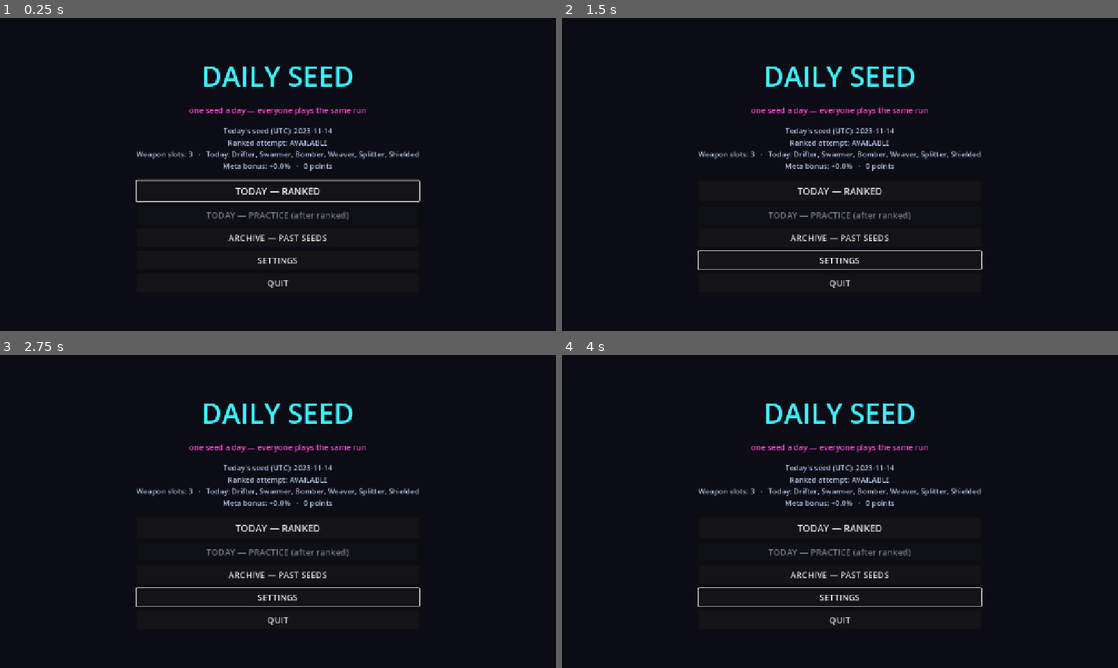
Above: before the commit, frames 1-4 (two rows, left to right).
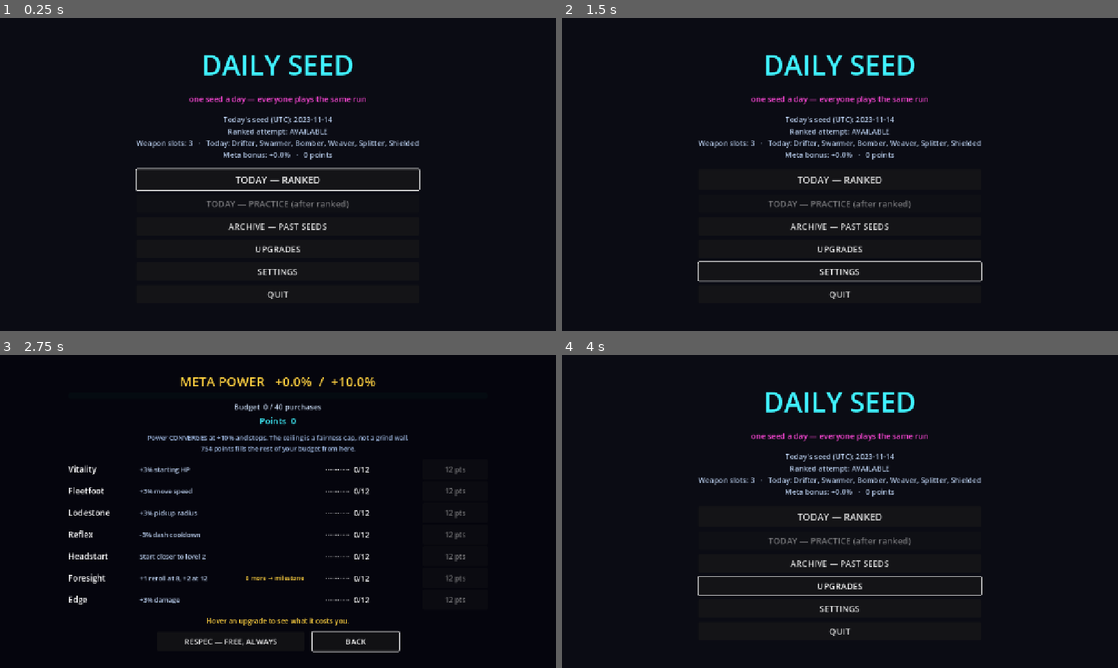
Above: after the commit, the same moments.

Repository: NeekPizza/godot-roguelite
Game: Godot game, scene res://scenes/main_menu.tscn
Same seed, same stepped clock (60 frames per second), same inputs: the game is played once before the commit and once after it.
Inputs (mouse positions are in pixels of both pictures, inside the frame that each line leads up to):
- Up to frame 1 (0.25 s): no input
- Up to frame 2 (1.5 s): click "SETTINGS" at 0.5 s; click "Back" at 1.25 s
- Up to frame 3 (2.75 s): click (278, 586) at 2 s, where only the run after the commit has a clickable "UPGRADES"
- Up to frame 4 (4 s): click (789, 642) at 2.75 s, where only the run after the commit has a clickable "RESPEC — FREE, ALWAYS"; click (917, 642) at 3.5 s, where only the run after the commit has a clickable "BACK"

The runs differ from the first frame. In frame 1, 6.7% of the frame differs, in the area x 24-76%, y 11-90%; in frame 2, 6.3%; in frame 3, 7.3%, in the area x 12-84%, y 7-96%; in frame 4, 6.0%.

Commit message:
8b: upgrade screen with live tradeoff projection
Re-prices Foresight as a milestone LADDER (+1 reroll at 8, +2 at 12).
The old single rung at 12 cost ~55% of the budget for one stat; the
first rung now lands at 25%, which is a decision rather than a tease.

The screen leads with convergence — the +10% ceiling is a fairness cap
and reaching it is the intended end state, not a grind wall. Hovering
or focusing a buy button projects what that purchase does to total
power AND what concentrating costs in points, since the ceiling is on
purchases: stacking one stat never lowers your ceiling, it just makes
reaching it more expensive. Respec is a full-width, permanently
labelled FREE button rather than fine print.

Reroll tests now assert against balance.gd's milestone data instead of
hardcoded thresholds, so re-pricing the ladder cannot leave a test
green against numbers the game no longer uses. Adds a monotonicity
check (a maxi/overwrite mixup would silently drop the lower rung) and
a reachability check on the first rung.

13/13 suites pass. Determinism four-way: zero meta, max meta, zero-vs-
max differ, and the negative control diverges.

Co-Authored-By: Claude Opus 4.8 (1M context) <noreply@anthropic.com>

Diff:
--- a/scenes/main_menu.tscn
+++ b/scenes/main_menu.tscn
@@ -1,7 +1,8 @@
-[gd_scene load_steps=3 format=3]
+[gd_scene load_steps=4 format=3]
 
 [ext_resource type="Script" path="res://scripts/main_menu.gd" id="1"]
 [ext_resource type="PackedScene" path="res://scenes/settings_panel.tscn" id="2"]
+[ext_resource type="PackedScene" path="res://scenes/meta_screen.tscn" id="3"]
 
 [node name="MainMenu" type="Control"]
 anchor_right = 1.0
@@ -55,6 +56,11 @@
 custom_minimum_size = Vector2(380, 42)
 theme_override_font_sizes/font_size = 20
 text = "ARCHIVE — PAST SEEDS"
+
+[node name="Upgrades" type="Button" parent="Center/Root/Buttons"]
+custom_minimum_size = Vector2(380, 42)
+theme_override_font_sizes/font_size = 20
+text = "UPGRADES"
 
 [node name="Settings" type="Button" parent="Center/Root/Buttons"]
 custom_minimum_size = Vector2(380, 42)
@@ -169,3 +175,5 @@
 text = "Back"
 
 [node name="Settings" parent="." instance=ExtResource("2")]
+
+[node name="Meta" parent="." instance=ExtResource("3")]
--- /dev/null
+++ b/scenes/meta_screen.tscn
@@ -0,0 +1,76 @@
+[gd_scene load_steps=2 format=3]
+
+[ext_resource type="Script" path="res://scripts/meta_screen.gd" id="1"]
+
+[node name="MetaScreen" type="Control"]
+anchor_right = 1.0
+anchor_bottom = 1.0
+script = ExtResource("1")
+
+[node name="Dim" type="ColorRect" parent="."]
+anchor_right = 1.0
+anchor_bottom = 1.0
+color = Color(0.02, 0.02, 0.05, 0.95)
+
+[node name="Center" type="CenterContainer" parent="."]
+anchor_right = 1.0
+anchor_bottom = 1.0
+
+[node name="Panel" type="VBoxContainer" parent="Center"]
+theme_override_constants/separation = 14
+
+[node name="Header" type="VBoxContainer" parent="Center/Panel"]
+theme_override_constants/separation = 6
+
+[node name="Power" type="Label" parent="Center/Panel/Header"]
+theme_override_colors/font_color = Color(1, 0.82, 0.25, 1)
+theme_override_font_sizes/font_size = 30
+horizontal_alignment = 1
+text = "META POWER"
+
+[node name="PowerBar" type="ProgressBar" parent="Center/Panel/Header"]
+custom_minimum_size = Vector2(760, 14)
+modulate = Color(0.25, 0.95, 1, 1)
+max_value = 10.0
+show_percentage = false
+
+[node name="Budget" type="Label" parent="Center/Panel/Header"]
+theme_override_colors/font_color = Color(0.78, 0.85, 0.95, 1)
+theme_override_font_sizes/font_size = 17
+horizontal_alignment = 1
+text = "Budget"
+
+[node name="Points" type="Label" parent="Center/Panel/Header"]
+theme_override_colors/font_color = Color(0.25, 0.95, 1, 1)
+theme_override_font_sizes/font_size = 20
+horizontal_alignment = 1
+text = "Points"
+
+[node name="Converge" type="Label" parent="Center/Panel"]
+theme_override_colors/font_color = Color(0.62, 0.72, 0.88, 1)
+theme_override_font_sizes/font_size = 15
+horizontal_alignment = 1
+text = "-"
+
+[node name="Rows" type="VBoxContainer" parent="Center/Panel"]
+theme_override_constants/separation = 4
+
+[node name="Projection" type="Label" parent="Center/Panel"]
+theme_override_colors/font_color = Color(1, 0.82, 0.25, 1)
+theme_override_font_sizes/font_size = 16
+horizontal_alignment = 1
+text = "-"
+
+[node name="Buttons" type="HBoxContainer" parent="Center/Panel"]
+theme_override_constants/separation = 18
+alignment = 1
+
+[node name="Respec" type="Button" parent="Center/Panel/Buttons"]
+custom_minimum_size = Vector2(340, 44)
+theme_override_font_sizes/font_size = 18
+text = "RESPEC — FREE, ALWAYS"
+
+[node name="Back" type="Button" parent="Center/Panel/Buttons"]
+custom_minimum_size = Vector2(200, 44)
+theme_override_font_sizes/font_size = 18
+text = "BACK"
--- a/scripts/balance.gd
+++ b/scripts/balance.gd
@@ -574,8 +574,13 @@
 			   "kind": "mult", "target": "dash_cooldown_scale", "at_cap": -0.03},
 	"xp":     {"name": "Headstart", "desc": "Start closer to level 2",
 			   "kind": "headstart", "at_cap": 1.0},
-	"reroll": {"name": "Foresight", "desc": "+1 reroll, at full only",
-			   "kind": "rerolls", "at_cap": 1},
+	## A LADDER, not a single gate. At 12 purchases (445 pts) a lone milestone
+	## was 55% of the whole budget for one reroll — a tease rather than a
+	## choice. The first rung at 8 (191 pts, ~24% of budget) is a real decision;
+	## the second stays expensive for someone who genuinely wants it.
+	"reroll": {"name": "Foresight", "desc": "+1 reroll at 8, +2 at 12",
+			   "kind": "rerolls", "at_cap": 2,
+			   "milestones": {8: 1, 12: 2}},
 	## Deliberately the weakest option: damage compounds with in-run upgrades
 	## and is the one place an unfair edge would actually show.
 	"damage": {"name": "Edge",      "desc": "+3% damage",
--- a/scripts/main_menu.gd
+++ b/scripts/main_menu.gd
@@ -15,6 +15,7 @@
 @onready var _ranked_button: Button = $Center/Root/Buttons/Ranked
 @onready var _practice_button: Button = $Center/Root/Buttons/Practice
 @onready var _archive_button: Button = $Center/Root/Buttons/Archive
+@onready var _upgrades_button: Button = $Center/Root/Buttons/Upgrades
 @onready var _settings_button: Button = $Center/Root/Buttons/Settings
 @onready var _quit_button: Button = $Center/Root/Buttons/Quit
 
@@ -32,6 +33,7 @@
 @onready var _archive_back: Button = $Archive/Center/Panel/Back
 
 @onready var _settings: Control = $Settings
+@onready var _meta: Control = $Meta
 
 var _archive_date_string := ""
 
@@ -49,6 +51,7 @@
 	_ranked_button.pressed.connect(_on_ranked_pressed)
 	_practice_button.pressed.connect(_launch_practice)
 	_archive_button.pressed.connect(_open_archive)
+	_upgrades_button.pressed.connect(_open_upgrades)
 	_settings_button.pressed.connect(_open_settings)
 	_quit_button.pressed.connect(_quit)
 
@@ -60,10 +63,12 @@
 	_archive_play.pressed.connect(_launch_archive)
 	_archive_back.pressed.connect(func(): _close_overlay(_archive, _archive_button))
 	_settings.closed.connect(func(): _close_overlay(_settings, _settings_button))
+	_meta.closed.connect(func(): _close_overlay(_meta, _upgrades_button))
 
 	_confirm.hide()
 	_archive.hide()
 	_settings.hide()
+	_meta.hide()
 	_refresh()
 	_focus_first_available()
 	_open_requested_overlay()
@@ -80,6 +85,7 @@
 			"confirm": _on_ranked_pressed()
 			"archive": _open_archive()
 			"settings": _open_settings()
+			"upgrades": _open_upgrades()
 
 
 func _refresh() -> void:
@@ -174,6 +180,12 @@
 	focus_target.grab_focus()
 
 
+func _open_upgrades() -> void:
+	_meta.refresh()
+	_open_overlay(_meta)
+	_meta.focus_first()
+
+
 func _open_settings() -> void:
 	_open_overlay(_settings)
 	_settings.focus_first()
--- a/scripts/meta.gd
+++ b/scripts/meta.gd
@@ -82,11 +82,74 @@
 	# cannot push it past the ceiling the in-run passive already respects.
 
 
-## Extra rerolls: a discrete milestone, granted only at FULL purchases.
+## Extra rerolls, as a milestone LADDER. The highest threshold reached wins.
 static func bonus_rerolls(purchases: Dictionary) -> int:
-	if int(purchases.get("reroll", 0)) < Balance.META_MAX_BUYS:
-		return 0
-	return int(Balance.META_STATS["reroll"]["at_cap"])
+	var owned := int(purchases.get("reroll", 0))
+	var granted := 0
+	var milestones: Dictionary = Balance.META_STATS["reroll"].get("milestones", {})
+	for threshold in milestones:
+		if owned >= int(threshold):
+			granted = maxi(granted, int(milestones[threshold]))
+	return granted
+
+
+## Purchases still available before the aggregate ceiling binds.
+static func budget_remaining(purchases: Dictionary) -> int:
+	return maxi(0, max_total_purchases() - total_purchases(purchases))
+
+
+## What the total power WOULD be after one more purchase in `stat_id`.
+## Drives the live projection on the upgrade screen: the tradeoff has to be
+## visible before committing, not discovered afterwards.
+static func projected_bonus(purchases: Dictionary, stat_id: String) -> float:
+	var next := purchases.duplicate()
+	next[stat_id] = int(next.get(stat_id, 0)) + 1
+	return effective_bonus(next)
+
+
+## Points needed to fill the remaining budget from here, cheapest-first.
+##
+## This is the real cost of concentrating: the ceiling is on PURCHASES, so
+## stacking one stat never lowers your ceiling — it just makes reaching it take
+## longer. Spread costs ~754 points; sinking 12 into a single stat costs ~923
+## for the same +10%.
+static func points_to_fill_budget(purchases: Dictionary) -> int:
+	var working := purchases.duplicate()
+	var total := 0
+	for i in budget_remaining(working):
+		var cheapest_id := ""
+		var cheapest := -1
+		for stat_id in Balance.META_STATS:
+			var owned := int(working.get(stat_id, 0))
+			if owned >= Balance.META_MAX_BUYS:
+				continue
+			var cost := next_cost(owned)
+			if cheapest < 0 or cost < cheapest:
+				cheapest = cost
+				cheapest_id = stat_id
+		if cheapest_id == "":
+			break
+		working[cheapest_id] = int(working[cheapest_id]) + 1
+		total += cheapest
+	return total
+
+
+## Next milestone description for a stat, or "" if it has none pending.
+static func next_milestone_text(purchases: Dictionary, stat_id: String) -> String:
+	var entry: Dictionary = Balance.META_STATS[stat_id]
+	if not entry.has("milestones"):
+		return ""
+	var owned := int(purchases.get(stat_id, 0))
+	var best := -1
+	var thresholds: Array = entry["milestones"].keys()
+	thresholds.sort()
+	for threshold in thresholds:
+		if owned < int(threshold):
+			best = int(threshold)
+			break
+	if best < 0:
+		return "all milestones reached"
+	return "%d more → milestone" % (best - owned)
 
 
 ## Starting XP, as a fraction of the level-2 requirement.
--- /dev/null
+++ b/scripts/meta_screen.gd
@@ -0,0 +1,202 @@
+extends Control
+
+## The upgrade screen.
+##
+## Three things it has to communicate, in order of importance:
+##
+## 1. **Power converges.** The +10% ceiling is a fairness cap, not a grind wall
+##    — everyone reaches it, and reaching it is the intended end state. A player
+##    who reads it as "content I haven't unlocked yet" will feel behind forever.
+## 2. **What concentrating costs.** The ceiling is on PURCHASES, so stacking one
+##    stat never lowers your ceiling; it costs POINTS, which is time. That has
+##    to be visible before committing, not discovered afterwards.
+## 3. **Respec is free.** If experimenting is safe, a mispriced choice is a
+##    curiosity rather than a trap.
+
+signal closed
+
+const ROW_HEIGHT := 46
+
+@onready var _power_label: Label = $Center/Panel/Header/Power
+@onready var _power_bar: ProgressBar = $Center/Panel/Header/PowerBar
+@onready var _budget_label: Label = $Center/Panel/Header/Budget
+@onready var _points_label: Label = $Center/Panel/Header/Points
+@onready var _converge_label: Label = $Center/Panel/Converge
+@onready var _rows: VBoxContainer = $Center/Panel/Rows
+@onready var _projection: Label = $Center/Panel/Projection
+@onready var _respec: Button = $Center/Panel/Buttons/Respec
+@onready var _back: Button = $Center/Panel/Buttons/Back
+
+var _buttons := {}
+
+
+func _ready() -> void:
+	process_mode = Node.PROCESS_MODE_ALWAYS
+	_build_rows()
+	_respec.pressed.connect(_on_respec)
+	_back.pressed.connect(func(): closed.emit())
+	refresh()
+
+
+func focus_first() -> void:
+	for stat_id in _buttons:
+		var button: Button = _buttons[stat_id]
+		if not button.disabled:
+			button.grab_focus()
+			return
+	_back.grab_focus()
+
+
+## Rows are built in code rather than the scene: seven near-identical blocks of
+## .tscn is a lot of duplication for something the data already describes.
+func _build_rows() -> void:
+	for stat_id in Balance.META_STATS:
+		var entry: Dictionary = Balance.META_STATS[stat_id]
+
+		var row := HBoxContainer.new()
+		row.custom_minimum_size = Vector2(0, ROW_HEIGHT)
+		row.add_theme_constant_override("separation", 14)
+
+		var name_label := Label.new()
+		name_label.name = "Name"
+		name_label.custom_minimum_size = Vector2(150, 0)
+		name_label.add_theme_font_size_override("font_size", 19)
+		name_label.text = str(entry["name"])
+		row.add_child(name_label)
+
+		var effect := Label.new()
+		effect.name = "Effect"
+		effect.custom_minimum_size = Vector2(230, 0)
+		effect.clip_text = true
+		effect.add_theme_font_size_override("font_size", 15)
+		effect.add_theme_color_override("font_color", Color(0.72, 0.80, 0.92))
+		row.add_child(effect)
+
+		# Milestones get their own fixed column. Appended to the effect text they
+		# overflowed the row and shunted that one buy button out of alignment.
+		var milestone := Label.new()
+		milestone.name = "Milestone"
+		milestone.custom_minimum_size = Vector2(170, 0)
+		milestone.clip_text = true
+		milestone.add_theme_font_size_override("font_size", 14)
+		milestone.add_theme_color_override("font_color", Color(1.0, 0.82, 0.25))
+		row.add_child(milestone)
+
+		var pips := Label.new()
+		pips.name = "Pips"
+		pips.custom_minimum_size = Vector2(210, 0)
+		pips.add_theme_font_size_override("font_size", 17)
+		row.add_child(pips)
+
+		var buy := Button.new()
+		buy.name = "Buy"
+		buy.custom_minimum_size = Vector2(150, 38)
+		buy.add_theme_font_size_override("font_size", 16)
+		buy.pressed.connect(_on_buy.bind(stat_id))
+		# Live projection on hover AND on focus, so the tradeoff is visible to
+		# keyboard and pad players too, not just the mouse.
+		buy.mouse_entered.connect(_show_projection.bind(stat_id))
+		buy.focus_entered.connect(_show_projection.bind(stat_id))
+		buy.mouse_exited.connect(_clear_projection)
+		row.add_child(buy)
+
+		_buttons[stat_id] = buy
+		_rows.add_child(row)
+
+
+func refresh() -> void:
+	var purchases := MetaStore.purchases
+	var bonus := Meta.effective_bonus(purchases)
+	var used := Meta.total_purchases(purchases)
+	var budget := Meta.max_total_purchases()
+
+	_power_label.text = "META POWER   %s  /  +%.1f%%" % [
+		MetaStore.bonus_text(), Balance.META_AGGREGATE_CAP * 100.0]
+	_power_bar.max_value = Balance.META_AGGREGATE_CAP * 100.0
+	_power_bar.value = bonus * 100.0
+	_budget_label.text = "Budget  %d / %d purchases" % [used, budget]
+	_points_label.text = "Points  %d" % MetaStore.points
+
+	if used >= budget:
+		_converge_label.text = "CEILING REACHED — this is the intended end state.\nEveryone converges here; from now on points go to cosmetics."
+	else:
+		_converge_label.text = "Power CONVERGES at +%.0f%% and stops. The ceiling is a fairness cap, not a grind wall.\n%d points fills the rest of your budget from here." % [
+			Balance.META_AGGREGATE_CAP * 100.0, Meta.points_to_fill_budget(purchases)]
+
+	for stat_id in Balance.META_STATS:
+		_refresh_row(stat_id)
+	_clear_projection()
+
+
+func _refresh_row(stat_id: String) -> void:
+	var entry: Dictionary = Balance.META_STATS[stat_id]
+	var owned := int(MetaStore.purchases.get(stat_id, 0))
+	var row := _rows.get_child(Balance.META_STATS.keys().find(stat_id))
+
+	row.get_node("Effect").text = str(entry["desc"])
+	row.get_node("Milestone").text = Meta.next_milestone_text(MetaStore.purchases, stat_id)
+
+	# Filled pips read faster than "7/12" when scanning seven rows.
+	row.get_node("Pips").text = "%s  %d/%d" % [
+		"●".repeat(owned) + "·".repeat(Balance.META_MAX_BUYS - owned),
+		owned, Balance.META_MAX_BUYS]
+
+	var buy: Button = _buttons[stat_id]
+	var cost := Meta.next_cost(owned)
+	if cost < 0:
+		buy.text = "MAXED"
+		buy.disabled = true
+	elif Meta.budget_remaining(MetaStore.purchases) <= 0:
+		buy.text = "CEILING"
+		buy.disabled = true
+	else:
+		buy.text = "%d pts" % cost
+		buy.disabled = MetaStore.points < cost
+
+
+func _show_projection(stat_id: String) -> void:
+	var owned := int(MetaStore.purchases.get(stat_id, 0))
+	if owned >= Balance.META_MAX_BUYS or Meta.budget_remaining(MetaStore.purchases) <= 0:
+		_projection.text = ""
+		return
+
+	var after := Meta.projected_bonus(MetaStore.purchases, stat_id)
+	var next := MetaStore.purchases.duplicate()
+	next[stat_id] = owned + 1
+	var fill_now := Meta.points_to_fill_budget(MetaStore.purchases)
+	var fill_after := Meta.points_to_fill_budget(next)
+	var spent := Meta.next_cost(owned)
+
+	# The honest framing: concentrating does not lower the ceiling, it makes
+	# reaching it more expensive. Showing both numbers makes that legible.
+	var delta := (spent + fill_after) - fill_now
+	var cost_note := "same total cost" if delta == 0 \
+		else "%d pts %s overall" % [absi(delta), "MORE" if delta > 0 else "less"]
+	_projection.text = "→ %s becomes +%.2f%%   ·   %d pts now, %d to fill the rest — %s" % [
+		str(Balance.META_STATS[stat_id]["name"]), after * 100.0,
+		spent, fill_after, cost_note]
+
+
+func _clear_projection() -> void:
+	_projection.text = "Hover an upgrade to see what it costs you."
+
+
+func _on_buy(stat_id: String) -> void:
+	if MetaStore.buy(stat_id):
+		Sfx.play("level_up", -8.0)
+		refresh()
+		_show_projection(stat_id)
+
+
+func _on_respec() -> void:
+	MetaStore.respec()
+	Sfx.play("xp_pickup", -4.0)
+	refresh()
+
+
+func _unhandled_input(event: InputEvent) -> void:
+	if not visible:
+		return
+	if event.is_action_pressed("ui_cancel"):
+		accept_event()
+		closed.emit()
--- a/tests/meta_test.gd
+++ b/tests/meta_test.gd
@@ -95,13 +95,40 @@
 	_check("there is no luck / drop-rate stat",
 		not Balance.META_STATS.has("luck") and not Balance.META_STATS.has("drop_rate"))
 
-	print("\n=== rerolls are a discrete milestone ===")
-	var almost := Meta.profile_none()
-	almost["reroll"] = Balance.META_MAX_BUYS - 1
-	_check("no bonus reroll just short of full", Meta.bonus_rerolls(almost) == 0)
-	var full := Meta.profile_none()
-	full["reroll"] = Balance.META_MAX_BUYS
-	_check("+1 reroll at full", Meta.bonus_rerolls(full) == 1)
+	print("\n=== rerolls are a milestone LADDER (8 -> +1, 12 -> +2) ===")
+	var milestones: Dictionary = Balance.META_STATS["reroll"]["milestones"]
+	var rungs: Array = milestones.keys()
+	rungs.sort()
+	# Assert against the DATA, so re-pricing the ladder in balance.gd cannot
+	# leave a test asserting numbers the game no longer uses.
+	for rung in rungs:
+		var below := Meta.profile_none()
+		below["reroll"] = int(rung) - 1
+		var at := Meta.profile_none()
+		at["reroll"] = int(rung)
+		_check("no grant at %d, +%d at %d" % [int(rung) - 1, int(milestones[rung]), int(rung)],
+			Meta.bonus_rerolls(below) < int(milestones[rung])
+				and Meta.bonus_rerolls(at) == int(milestones[rung]))
+
+	# A ladder that never decreases as you buy more — the failure this catches is
+	# a maxi()/overwrite mixup silently DROPPING the lower rung's grant.
+	var previous := 0
+	var monotonic := true
+	for owned in Balance.META_MAX_BUYS + 1:
+		var profile := Meta.profile_none()
+		profile["reroll"] = owned
+		var granted := Meta.bonus_rerolls(profile)
+		if granted < previous:
+			monotonic = false
+		previous = granted
+	_check("grants never decrease as purchases rise", monotonic)
+
+	# The first rung has to be reachable, or it is a tease rather than a choice.
+	var first_rung := Meta.profile_none()
+	first_rung["reroll"] = int(rungs[0])
+	var share := float(Meta.total_spent(first_rung)) / float(Meta.total_spent(maxed))
+	_check("first rung costs %.0f%% of the budget (want under 35%%)" % (share * 100.0),
+		share < 0.35)
 
 	print("\n=== the test hook can never be ranked ===")
 	var guarded := false
Not shown, added: scripts/meta_screen.gd.uid
Not shown, added: tests/meta_test.gd.uid
